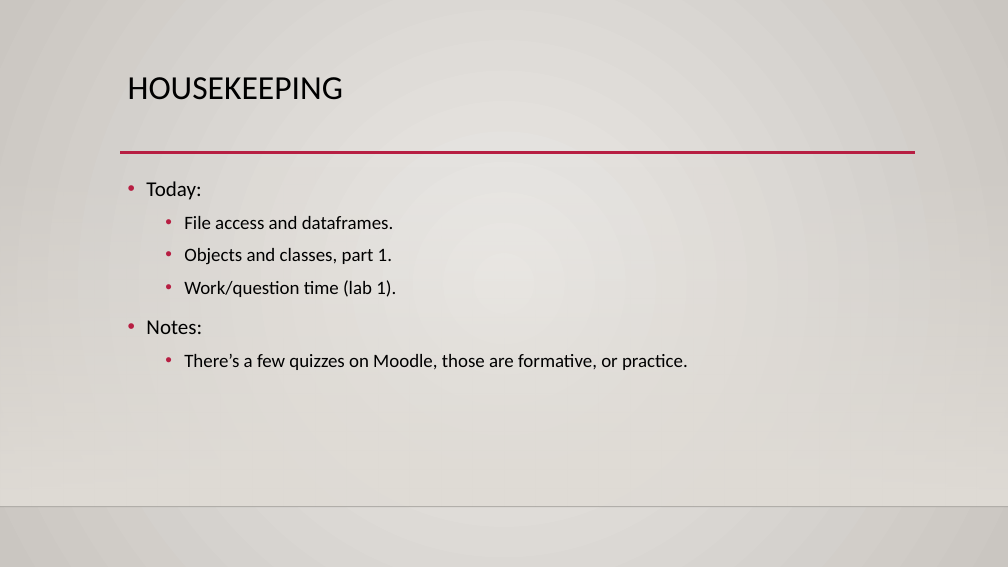
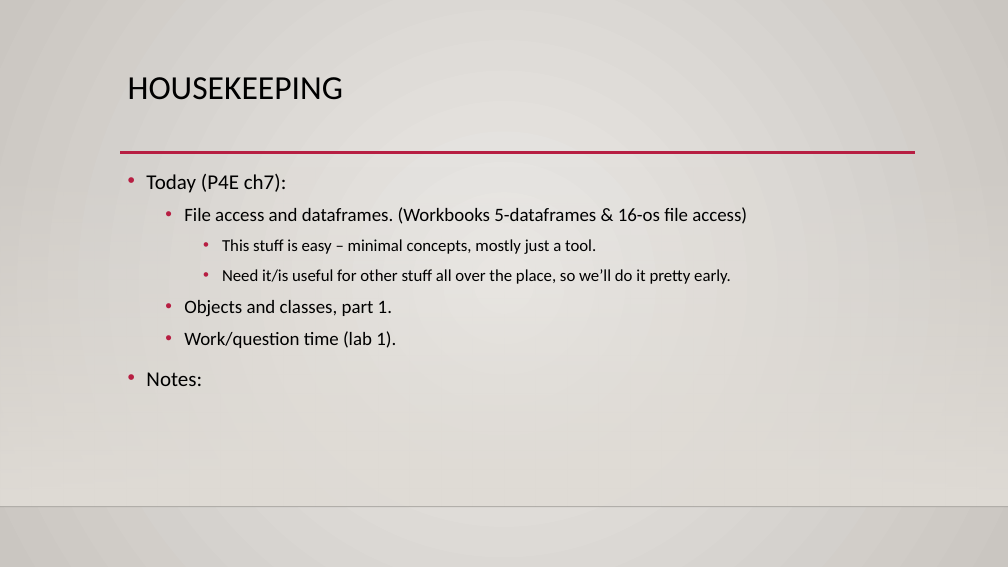
Before and after one commit to AkeemSemperDataScience/Programming_Basics_for_Machine_Learning_Students, a slide deck: slide 1 of reference_material/slides/005_file_access.pptx. Drawn at 1008x567 pixels with LibreOffice and Linux fonts; fonts in the diff are those of the drawing; background and template pictures are left out. Boxes give left, top, right and bottom in pixels: in the first picture for what was removed or moved away, otherwise in the second. Text is boxed around its words. In the diff, an @@ line names an element or a change of style, - is before the commit and + after.

```diff
--- a/reference_material/slides/005_file_access.pptx
+++ b/reference_material/slides/005_file_access.pptx
@@ text at (146,174,747,284): text changed; size 18 to 16 pt @@
-• Today:
-  • File access and dataframes.
+• Today (P4E ch7):
+  • File access and dataframes. (Workbooks 5-dataframes & 16-os file access)
+    • This stuff is easy – minimal concepts, mostly just a tool.
+    • Need it/is useful for other stuff all over the place, so we’ll do it pretty early.
@@ text at (184,354,688,370): paragraph removed @@
-  • There’s a few quizzes on Moodle, those are formative, or practice.
```
Also in this commit, not shown: 3 other slides changed, 9 slides added, 12 other files.
